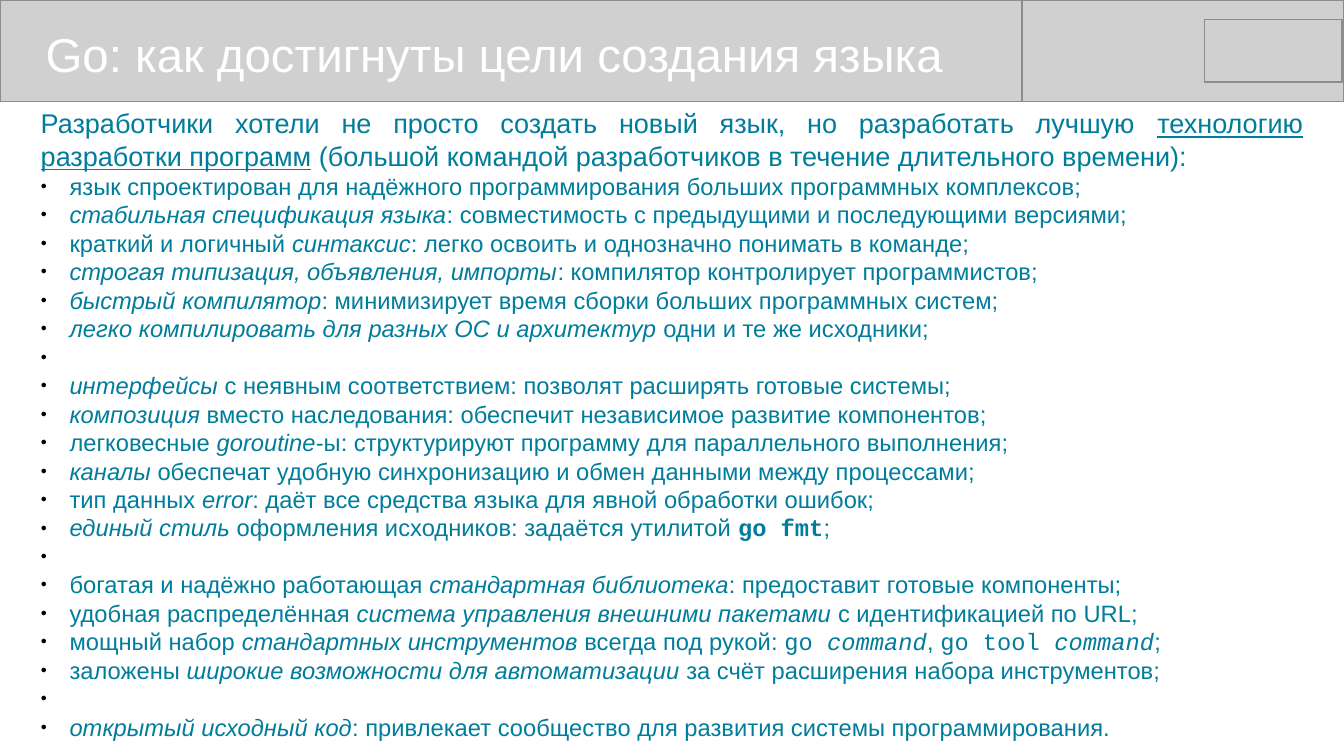
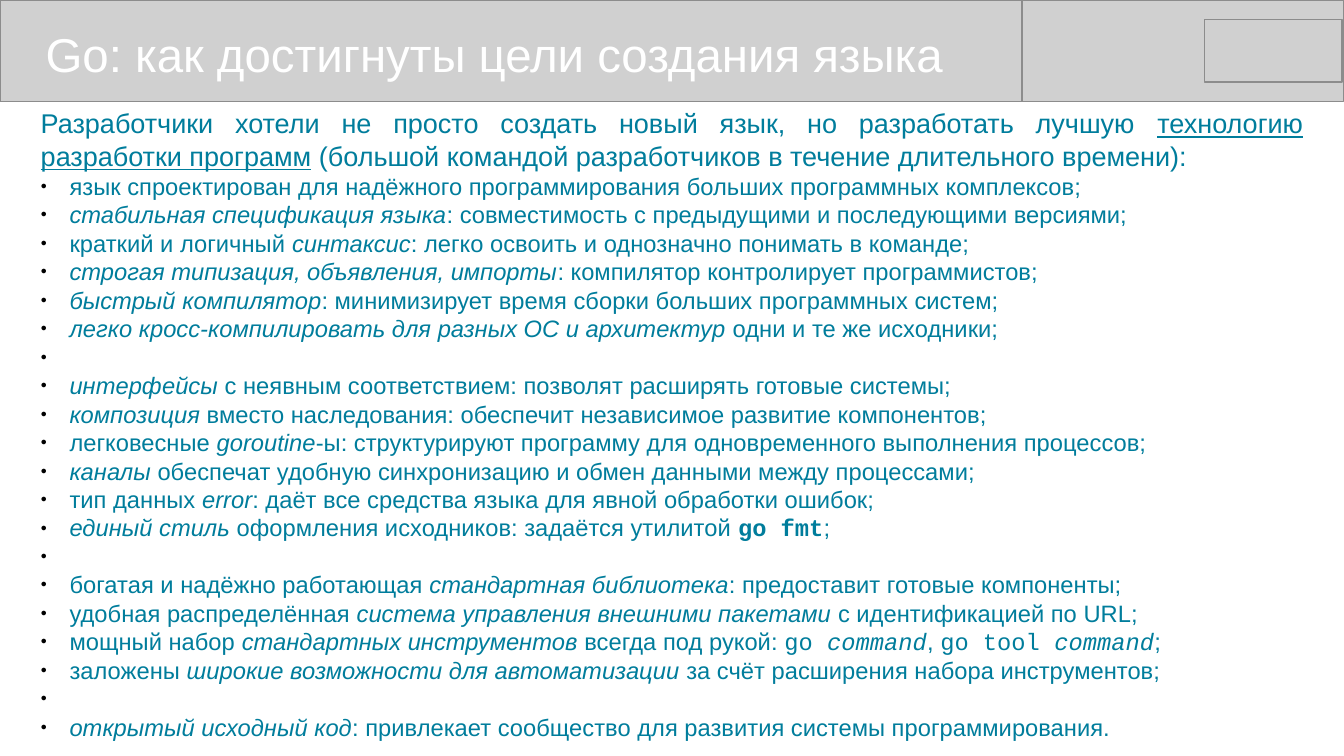
Before and after one commit to mike-shock/Go_language, a slide deck: slide 6 of Go_Preview.odp. Drawn at 1344x756 pixels with LibreOffice and Linux fonts; fonts in the diff are those of the drawing; grey boxes stand for pictures. Boxes give left, top, right and bottom in pixels: in the first picture for what was removed or moved away, otherwise in the second. Text is boxed around its words. In the diff, an @@ line names an element or a change of style, - is before the commit and + after.

```diff
--- a/Go_Preview.odp
+++ b/Go_Preview.odp
@@ text at <box>70,319,998,342</box>: text changed @@
-● легко компилировать для разных ОС и архитектур одни и те же исходники;
+● легко кросс-компилировать для разных ОС и архитектур одни и те же исходники;
@@ text at <box>70,433,1146,456</box>: text changed @@
-● легковесные goroutine-ы: структурируют программу для параллельного выполнения;
+● легковесные goroutine-ы: структурируют программу для одновременного выполнения процессов;
```
Also in this commit, not shown: 10 other slides changed, 1 other file.
